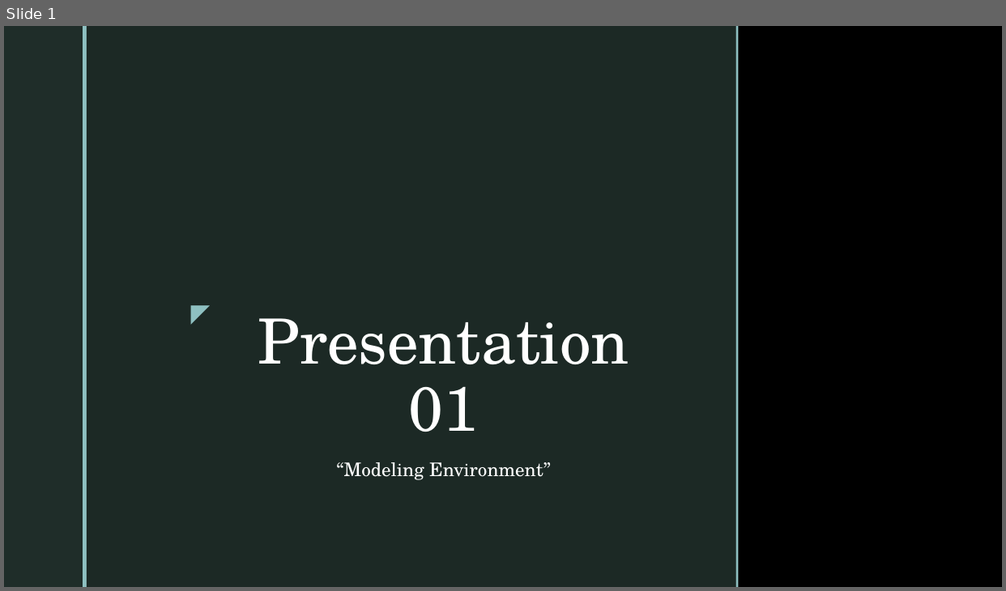
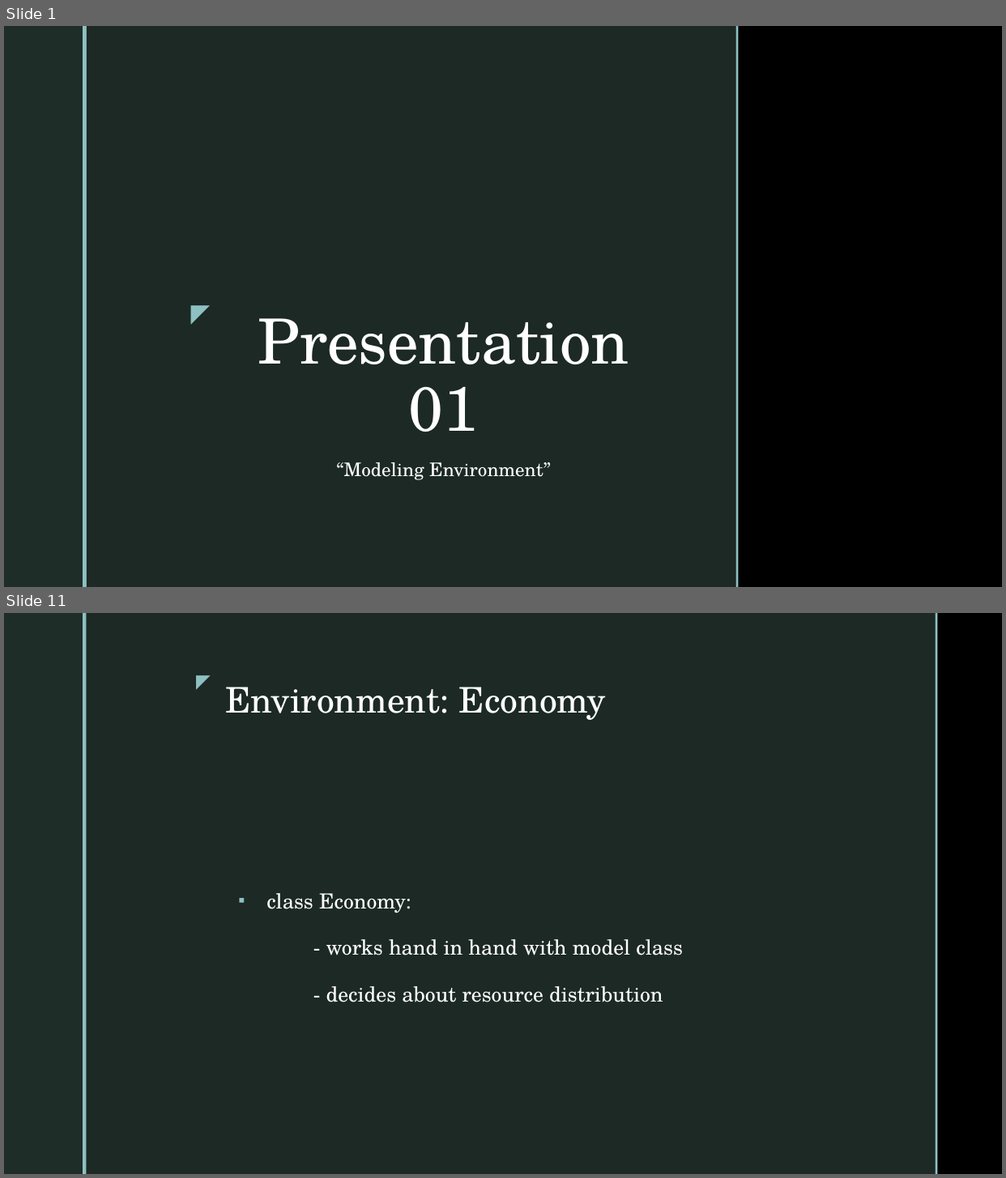
Before and after one commit to cmudrc/pied-piper, a slide deck: Other/Presentation/Presentation 01.pptx. Shown one above the other, each under a label of ours: slide 1 before the commit, slides 1 and 11 after it; the slides between them are not shown. The pictures are 1006x591 and 1006x1178 pixels, drawn with LibreOffice and Linux fonts; fonts in the diff are those of the drawing; background and template pictures are left out. Boxes give left, top, right and bottom in pixels: in the first picture for what was removed or moved away, otherwise in the second. Text is boxed around its words. In the diff, an @@ line names an element or a change of style, - is before the commit and + after.

```diff
--- a/Other/Presentation/Presentation 01.pptx
+++ b/Other/Presentation/Presentation 01.pptx
@@ slide 11 added at [4,613,1002,1174], background picture (left out); not listed: 2 template elements that a slide beside it also shows @@
@@ rectangle added at [87,613,936,1174], fill #1F2D29 at 92% opacity @@
@@ rectangle added at [936,613,938,1174], fill #8EC0C1 @@
@@ text added at [184,666,217,696], 18 pt, text #8EC0C1 @@
+◤
@@ title added at [225,687,606,720], 34 pt, text #FFFFFF @@
+Environment: Economy
@@ text added at [266,893,683,1003], 20 pt, text #FFFFFF @@
+▪ class Economy:
+- works hand in hand with model class
+- decides about resource distribution
```
Also in this commit, not shown: 9 other slides added, 1 slide removed, 4 other files.
